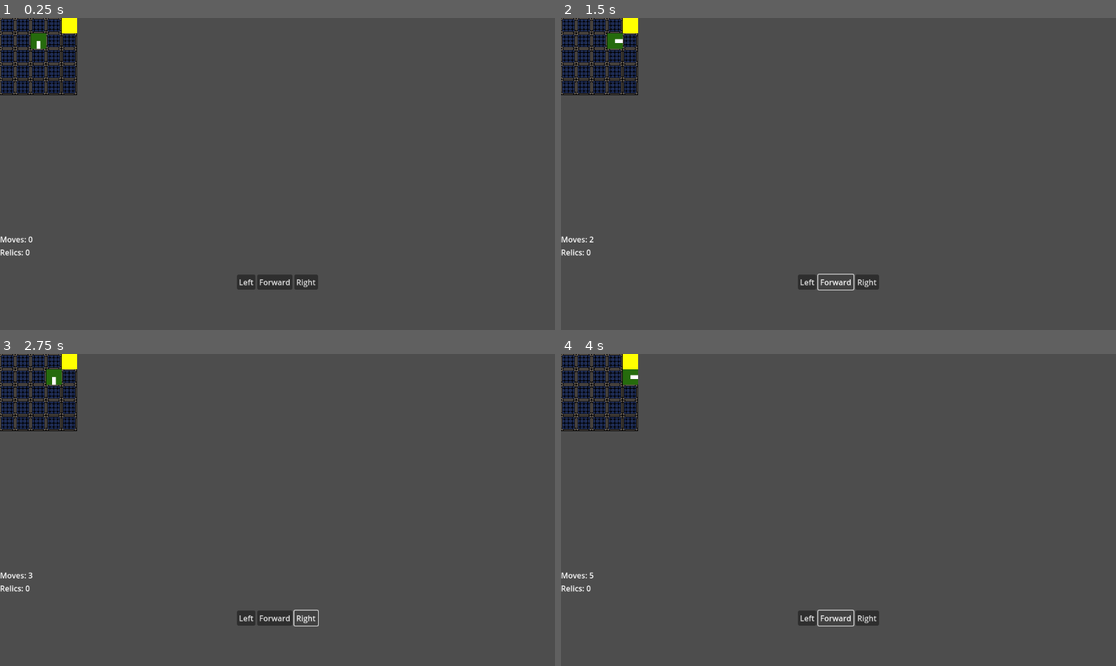
Above: before the commit, frames 1-4 (two rows, left to right).
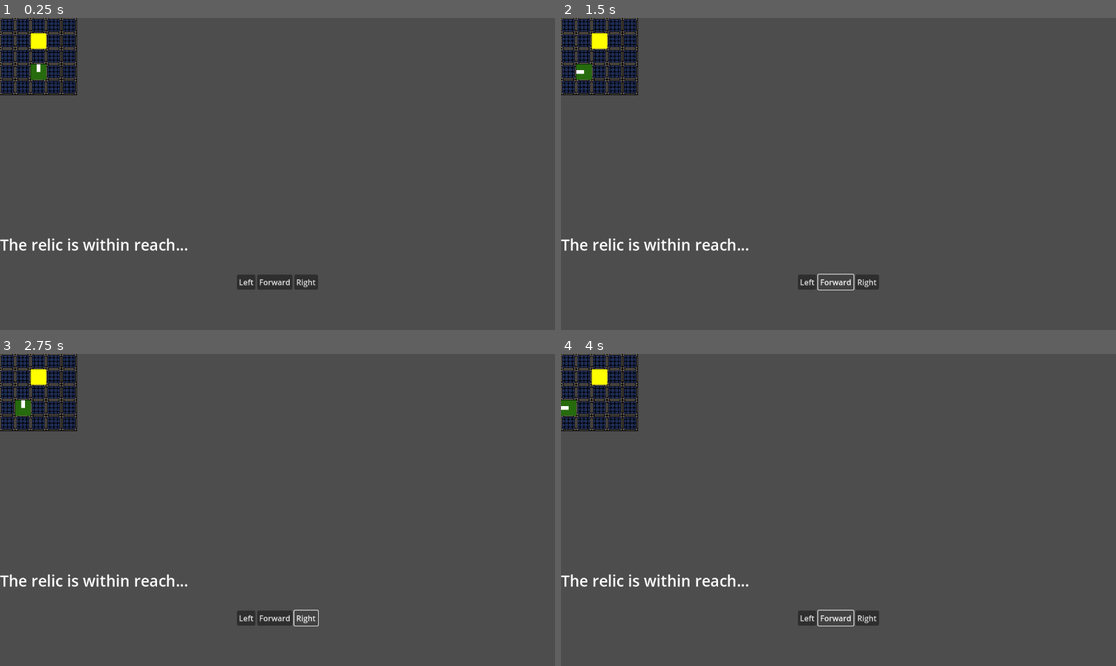
Above: after the commit, the same moments.

Repository: nathanleiby/game4-trijam-oct-29
Game: Godot game, scene res://game.tscn
Same seed, same stepped clock (60 frames per second), same inputs: the game is played once before the commit and once after it.
Inputs:
- Up to frame 1 (0.25 s): no input
- Up to frame 2 (1.5 s): click "Left" at 0.5 s; click "Forward" at 1.25 s
- Up to frame 3 (2.75 s): click "Right" at 2 s
- Up to frame 4 (4 s): click "Left" at 2.75 s; click "Forward" at 3.5 s

The runs differ from the first frame. In frame 1, 1.0% of the frame differs, in the area x 0-34%, y 0-77%; in frame 2, 1.1%; in frame 3, 1.1%; in frame 4, 1.1%.

Commit message:
basic game loop

Diff:
--- a/Game.gd
+++ b/Game.gd
@@ -2,11 +2,19 @@
 
 @export var _puzzleScene: PackedScene
 @onready var _puzzles: Array[Puzzle] = [$Puzzles/Puzzle, $Puzzles/Puzzle2, $Puzzles/Puzzle3, $Puzzles/Puzzle4, $Puzzles/Puzzle5, $Puzzles/Puzzle6, $Puzzles/Puzzle7, $Puzzles/Puzzle8]
-@onready var _movesLabel: Label = $Control/VBoxContainer/MovesLabel as Label
-@onready var _relicsLabel: Label = $Control/VBoxContainer/RelicsLabel as Label
+
+@onready var _movesLabel: Label = $Control/VBoxRight/MovesLabel as Label
+@onready var _relicsLabel: Label = $Control/VBoxRight/RelicsLabel as Label
+@onready var _storyLabel: Label = $Control/VBoxLeft/StoryLabel as Label
+@onready var _timerLabel: Label = $Control/VBoxLeft/TimerLabel as Label
+@onready var _timer: Timer = $Timer as Timer
 
 var totalMoves := 0
 var relicsCollected := 0
+var story = [
+	"The relic is within reach...",
+	"<YOUR TIME HERE IS LIMITED>",
+]
 
 func _handleRelicCollected():
 	var newPuzzles: Array[Puzzle] = []
@@ -15,6 +23,13 @@
 		if p.visible:
 			if p.is_relic_collected():
 				relicsCollected += 1
+				if relicsCollected == 1:
+					_movesLabel.visible = true
+					_relicsLabel.visible = true
+					_timerLabel.visible = true
+					_storyLabel.text = story[1]
+					_timer.start()
+
 				# set two other puzzles as visible
 				to_spawn += 2
 
@@ -43,7 +58,12 @@
 	_movesLabel.text = "Moves: %d" % totalMoves
 	_relicsLabel.text = "Relics: %d" % relicsCollected
 
+func _process(_delta):
+	_timerLabel.text = str(int(ceil(_timer.time_left)))
+
 func _ready():
+	# init new game
+	_puzzles[0].reset(true)
 	_updateView()
 
 func _on_left_pressed():
@@ -69,3 +89,15 @@
 	totalMoves += 1
 	_handleRelicCollected()
 	_updateView()
+
+
+
+func _on_timer_timeout():
+	get_tree().paused = true
+	$GameOver.visible = true
+	$GameOver/VBoxContainer/MovesLabel.text = "Moves: %d" % totalMoves
+	$GameOver/VBoxContainer/RelicsLabel.text = "Relics: %d" % relicsCollected
+
+func _on_restart_button_pressed():
+	get_tree().reload_current_scene()
+	get_tree().paused = false
--- a/game.tscn
+++ b/game.tscn
@@ -1,7 +1,13 @@
-[gd_scene load_steps=3 format=3 uid="uid://c456fpuxfuvvc"]
+[gd_scene load_steps=5 format=3 uid="uid://c456fpuxfuvvc"]
 
 [ext_resource type="Script" path="res://Game.gd" id="1_fxbok"]
 [ext_resource type="PackedScene" uid="uid://cnl032c7mal2m" path="res://puzzle.tscn" id="2_owhmh"]
+
+[sub_resource type="LabelSettings" id="LabelSettings_h65dx"]
+font_size = 32
+
+[sub_resource type="LabelSettings" id="LabelSettings_n8mxo"]
+font_size = 64
 
 [node name="Game" type="Node2D"]
 script = ExtResource("1_fxbok")
@@ -46,16 +52,39 @@
 offset_right = 1152.0
 offset_bottom = 648.0
 
-[node name="VBoxContainer" type="VBoxContainer" parent="Control"]
-layout_mode = 0
-offset_right = 40.0
-offset_bottom = 40.0
+[node name="VBoxLeft" type="VBoxContainer" parent="Control"]
+layout_mode = 1
+offset_right = 68.0
+offset_bottom = 56.0
 
-[node name="MovesLabel" type="Label" parent="Control/VBoxContainer"]
+[node name="StoryLabel" type="Label" parent="Control/VBoxLeft"]
+layout_mode = 2
+text = "The relic is within reach..."
+label_settings = SubResource("LabelSettings_h65dx")
+
+[node name="TimerLabel" type="Label" parent="Control/VBoxLeft"]
+visible = false
+layout_mode = 2
+text = "30"
+label_settings = SubResource("LabelSettings_h65dx")
+horizontal_alignment = 1
+
+[node name="VBoxRight" type="VBoxContainer" parent="Control"]
+layout_mode = 1
+anchors_preset = 1
+anchor_left = 1.0
+anchor_right = 1.0
+offset_left = -68.0
+offset_bottom = 56.0
+grow_horizontal = 0
+
+[node name="MovesLabel" type="Label" parent="Control/VBoxRight"]
+visible = false
 layout_mode = 2
 text = "Moves: 0"
 
-[node name="RelicsLabel" type="Label" parent="Control/VBoxContainer"]
+[node name="RelicsLabel" type="Label" parent="Control/VBoxRight"]
+visible = false
 layout_mode = 2
 text = "Relics: 0"
 
@@ -83,6 +112,61 @@
 layout_mode = 2
 text = "Right"
 
+[node name="Timer" type="Timer" parent="."]
+wait_time = 5.0
+one_shot = true
+
+[node name="GameOver" type="Control" parent="."]
+process_mode = 2
+visible = false
+layout_mode = 3
+anchors_preset = 15
+anchor_right = 1.0
+anchor_bottom = 1.0
+offset_right = 1152.0
+offset_bottom = 648.0
+grow_horizontal = 2
+grow_vertical = 2
+
+[node name="ColorRect" type="ColorRect" parent="GameOver"]
+layout_mode = 1
+anchors_preset = 15
+anchor_right = 1.0
+anchor_bottom = 1.0
+grow_horizontal = 2
+grow_vertical = 2
+color = Color(0.447059, 0.133333, 0.133333, 0.87451)
+
+[node name="VBoxContainer" type="VBoxContainer" parent="GameOver"]
+layout_mode = 1
+anchors_preset = 8
+anchor_left = 0.5
+anchor_top = 0.5
+anchor_right = 0.5
+anchor_bottom = 0.5
+offset_left = -144.5
+offset_top = -93.0
+offset_right = 144.5
+offset_bottom = 93.0
+grow_horizontal = 2
+grow_vertical = 2
+
+[node name="MovesLabel" type="Label" parent="GameOver/VBoxContainer"]
+layout_mode = 2
+text = " Moves: 0"
+label_settings = SubResource("LabelSettings_n8mxo")
+
+[node name="RelicsLabel" type="Label" parent="GameOver/VBoxContainer"]
+layout_mode = 2
+text = " Relics: 0"
+label_settings = SubResource("LabelSettings_n8mxo")
+
+[node name="RestartButton" type="Button" parent="GameOver/VBoxContainer"]
+layout_mode = 2
+text = "Try Again?"
+
 [connection signal="pressed" from="Control/HBoxContainer/Left" to="." method="_on_left_pressed"]
 [connection signal="pressed" from="Control/HBoxContainer/Forward" to="." method="_on_forward_pressed"]
 [connection signal="pressed" from="Control/HBoxContainer/Right" to="." method="_on_right_pressed"]
+[connection signal="timeout" from="Timer" to="." method="_on_timer_timeout"]
+[connection signal="pressed" from="GameOver/VBoxContainer/RestartButton" to="." method="_on_restart_button_pressed"]
--- a/puzzle.gd
+++ b/puzzle.gd
@@ -5,10 +5,17 @@
 @onready var _playerArrow := $Player/Arrow
 @onready var _relic := $Relic
 
-var playerPos := Vector2(2,2)
-var playerRotation := Vector2.UP
 var ROTATIONS = [Vector2.LEFT, Vector2.RIGHT, Vector2.UP, Vector2.DOWN ]
-var relicPos := Vector2(2,2)
+
+const DEFAULT_PLAYER_POS := Vector2(2,3)
+const DEFAULT_RELIC_POS := Vector2(2,1)
+const DEFAULT_PLAYER_ROTATION := Vector2.UP
+
+var playerPos := DEFAULT_PLAYER_POS
+var playerRotation := DEFAULT_PLAYER_ROTATION
+var relicPos := DEFAULT_RELIC_POS
+
+
 
 const TILE_SIZE = 32
 const MAX = 4
@@ -36,8 +43,14 @@
 func is_relic_collected():
 	return playerPos.is_equal_approx(relicPos) # TODO: Vector2i could help here
 
-func reset():
-	_generatePositions()
+func reset(is_new_game = false):
+	if is_new_game:
+		playerPos = DEFAULT_PLAYER_POS
+		playerRotation = DEFAULT_PLAYER_ROTATION
+		relicPos = DEFAULT_RELIC_POS
+	else:
+		_generatePositions()
+
 	_updateView()
 
 func _updateView():
